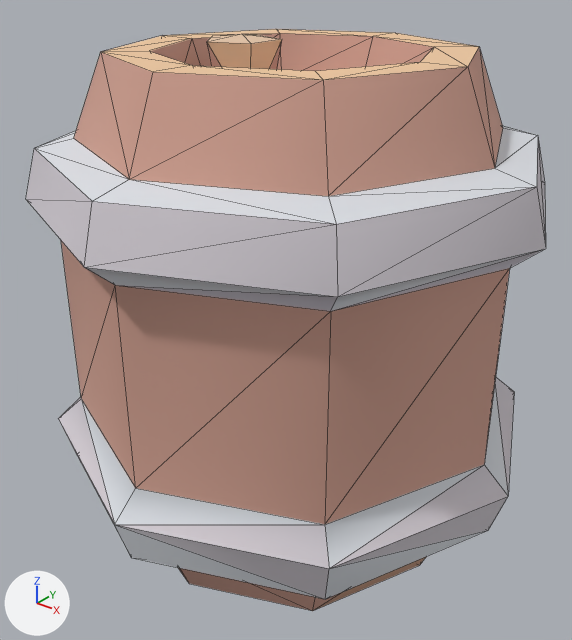
One commit to the glTF model example_game/world/props/barrel-small.prop/model.glb: the scene before it, then after it.
Before and after are seen from a camera (50 mm lens) standing at (0.639, -0.815, 0.807) and looking at (-0.001, -0.016, 0.311). The lights are fixed; the arrows at lower left show +X, +Y and +Z. The picture after the commit comes second. Mesh edges are drawn as thin lines. Vertices at exactly the same position are counted once.

Names of what the first picture shows: 'model'.
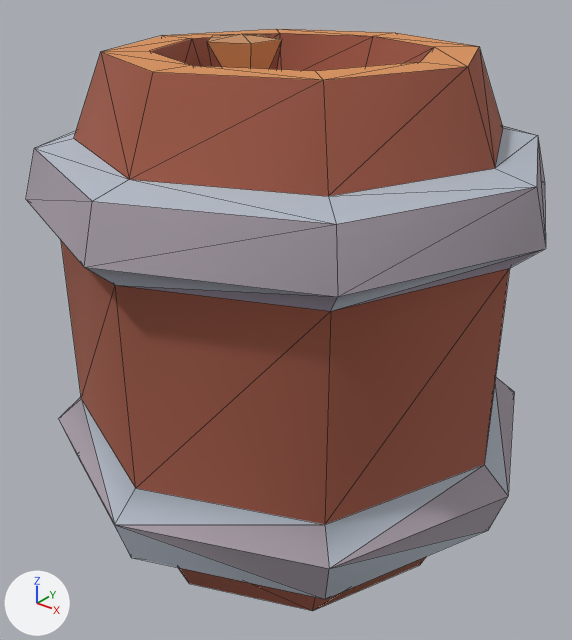
Pixel boxes [x1, y1, x2, y2] of what changed, in the pictures (572 x 640 px):
part 1 of me_model, recoloured (beige to brown): [61, 33, 510, 611] in both
part 2 of me_model, recoloured: [34, 126, 542, 599] in both
part 3 of me_model, recoloured (light grey to grey): [26, 140, 546, 599] in both
part 4 of me_model, recoloured (beige to orange): [102, 29, 479, 80] in both

What the commit changed:
me_model has 109 vertices, 207 faces and spans x -0.35..0.35, y -0.35..0.35, z -0.02..0.692.
me_model is used by ob_model.
me_model part 1: 85 faces centred in x -0.283..0.283, y -0.283..0.283, z -0.02..0.659 are repainted in the vertex colours; the middle colour goes from beige #d0a090 to brown #a05a47.
me_model part 2: 56 faces centred in x -0.305..0.304, y -0.305..0.295, z 0.088..0.572 are repainted in the vertex colours; the middle colour goes from white #dbdfe5 to light grey #b4bcc8.
me_model part 3: 40 faces centred in x -0.31..0.31, y -0.31..0.31, z 0.139..0.543 are repainted in the vertex colours; the middle colour goes from light grey #d4ced5 to grey #a89ea9.
me_model part 4: 26 faces centred in x -0.194..0.194, y -0.194..0.194, z 0.656..0.688 are repainted in the vertex colours; the middle colour goes from beige #edc7a0 to orange #d9915a.
